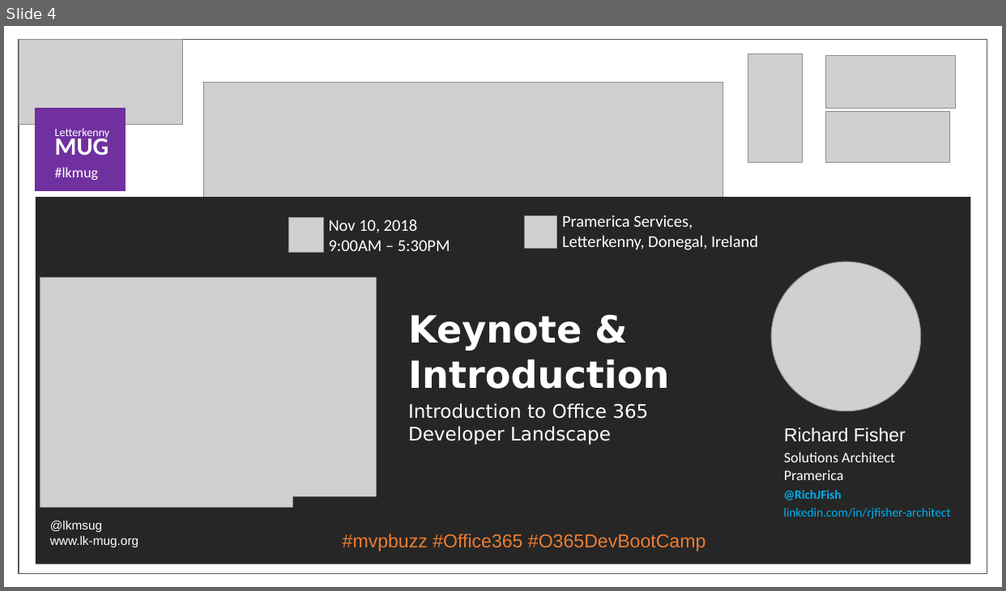
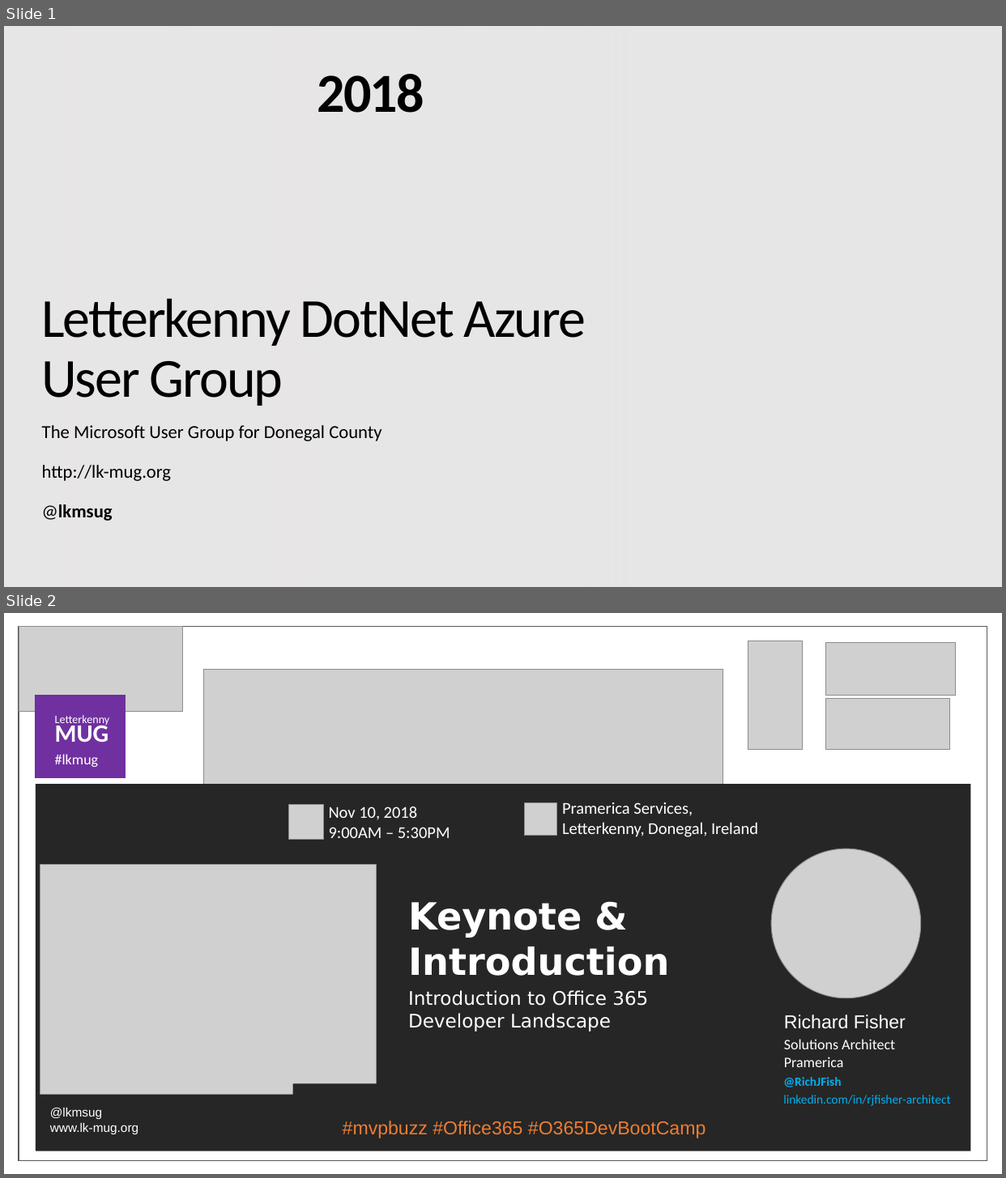
Before and after one commit to LK-MUG/Global-O365-Dev-BootCamp-2018, a slide deck: Presentations/Marketing/Event-Marketing-Slide.pptx. Shown one above the other, each under a label of ours: slide 4 before the commit, slides 1 and 2 after it. The pictures are 1006x591 and 1006x1178 pixels, drawn with LibreOffice and Linux fonts; fonts in the diff are those of the drawing; grey boxes stand for pictures; background and template pictures are left out. Boxes give left, top, right and bottom in pixels: in the first picture for what was removed or moved away, otherwise in the second. Text is boxed around its words. In the diff, an @@ line names an element or a change of style, - is before the commit and + after.

```diff
--- a/Presentations/Marketing/Event-Marketing-Slide.pptx
+++ b/Presentations/Marketing/Event-Marketing-Slide.pptx
@@ slide 1 added at bbox=[4, 26, 1002, 587], background picture (left out) @@
@@ rectangle added at bbox=[4, 26, 631, 587], fill gradient #E7E6E6 @@
@@ text added at bbox=[317, 74, 424, 113], 52.9 pt, text #000000, bold @@
+2018
@@ title added at bbox=[41, 298, 586, 406], 52.9 pt, text #000000 @@
+Letterkenny DotNet Azure
+User Group
@@ text added at bbox=[42, 425, 381, 481], 17.6 pt, text #000000 @@
+The Microsoft User Group for Donegal County
+http://lk-mug.org
+@lkmsug
@@ what was slide 4 is now slide 2 @@
```
Also in this commit, not shown: 3 slides changed, 2 other slides added.
